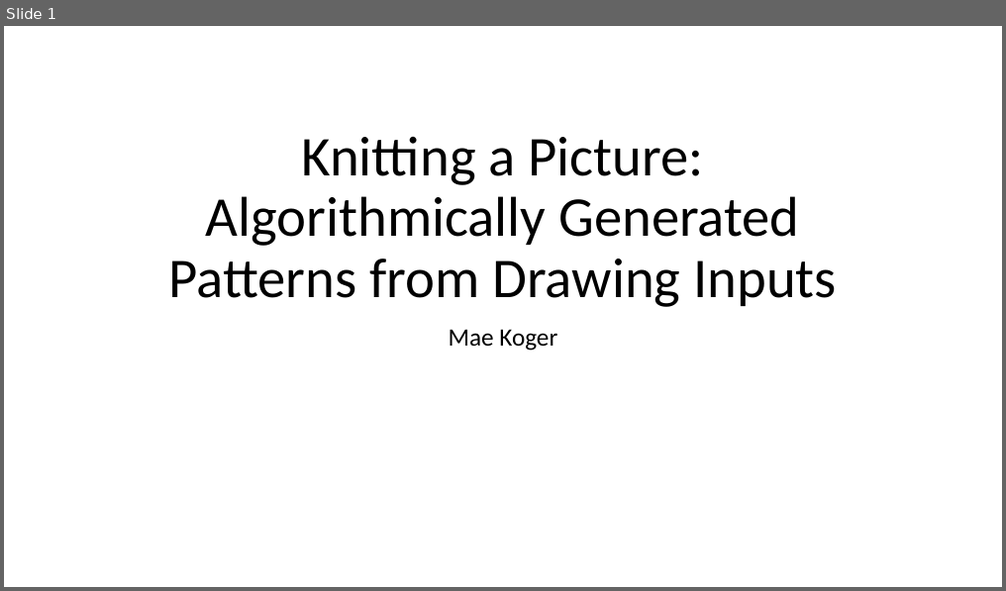
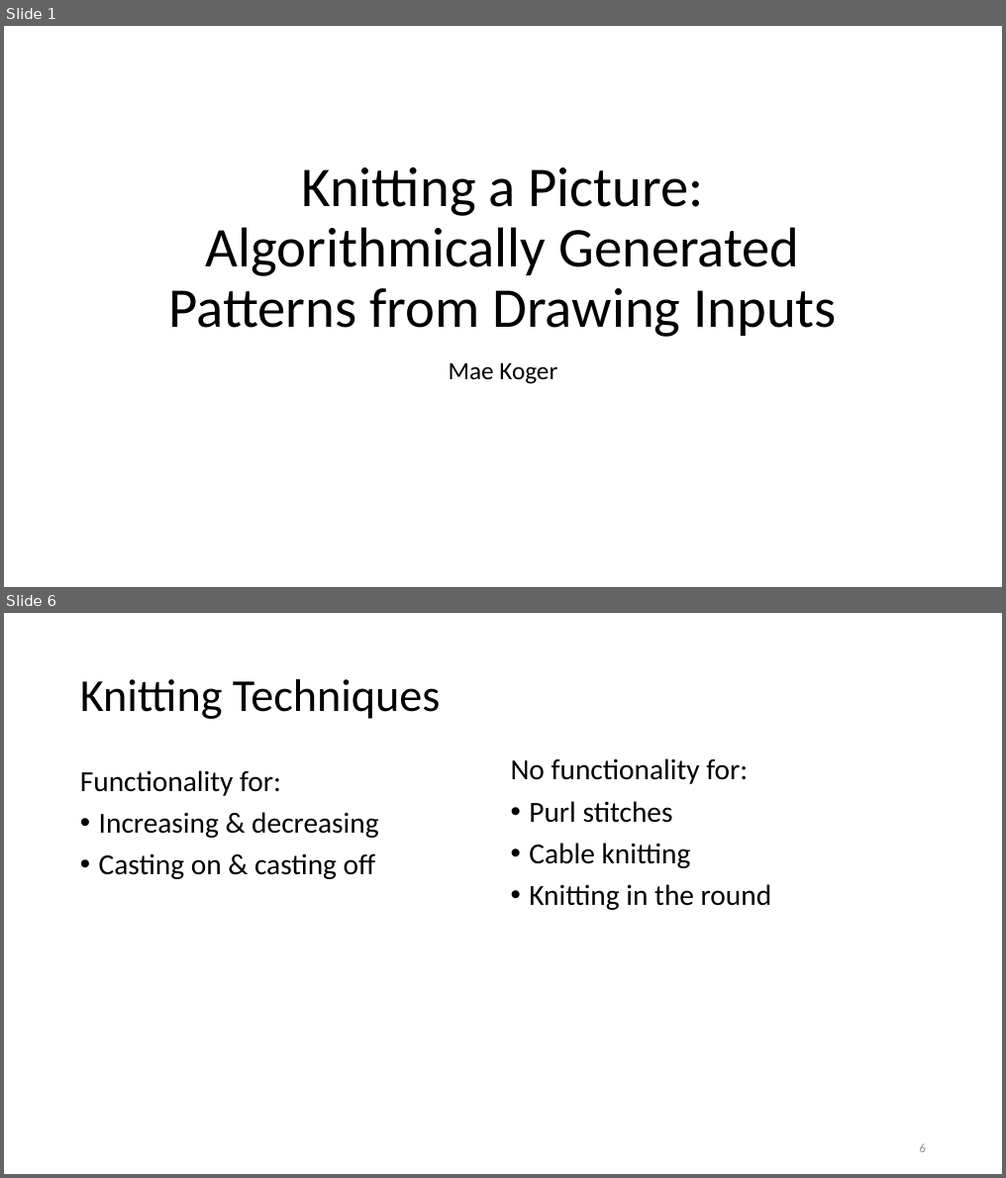
Before and after one commit to mkoger24/cs200finalproject, a slide deck: PresentationKnittingAlgorithm.pptx. Shown one above the other, each under a label of ours: slide 1 before the commit, slides 1 and 6 after it; the slides between them are not shown. The pictures are 1006x591 and 1006x1178 pixels, drawn with LibreOffice and Linux fonts; fonts in the diff are those of the drawing. Boxes give left, top, right and bottom in pixels: in the first picture for what was removed or moved away, otherwise in the second. Text is boxed around its words. In the diff, an @@ line names an element or a change of style, - is before the commit and + after.

```diff
--- a/PresentationKnittingAlgorithm.pptx
+++ b/PresentationKnittingAlgorithm.pptx
@@ slide 6 added at bbox=[4, 613, 1002, 1174], background #FFFFFF @@
@@ title added at bbox=[80, 679, 440, 719], 44 pt, text #000000 @@
+Knitting Techniques
@@ text added at bbox=[511, 759, 771, 910], 28 pt, text #000000 @@
+No functionality for:
+• Purl stitches
+• Cable knitting
+• Knitting in the round
@@ text added at bbox=[80, 770, 378, 879], 28 pt, text #000000 @@
+Functionality for:
+• Increasing & decreasing
+• Casting on & casting off
@@ page number added at bbox=[920, 1144, 926, 1153], 12 pt, text #8C8C8C @@
+6
@@ slide 1 changed as well @@
@@ title "Knitting a Picture: Algorithmically Generated ...": place and size @@
-title "Knitting a Picture: Algorithmically Generated ..." at bbox=[169, 137, 837, 307]
+title "Knitting a Picture: Algorithmically Generated ..." at bbox=[169, 168, 837, 337]
@@ subtitle "Mae Koger": place and size @@
-subtitle "Mae Koger" at bbox=[449, 329, 557, 351]
+subtitle "Mae Koger" at bbox=[449, 363, 557, 384]
```
Also in this commit, not shown: 10 other slides added, 2 other files.
